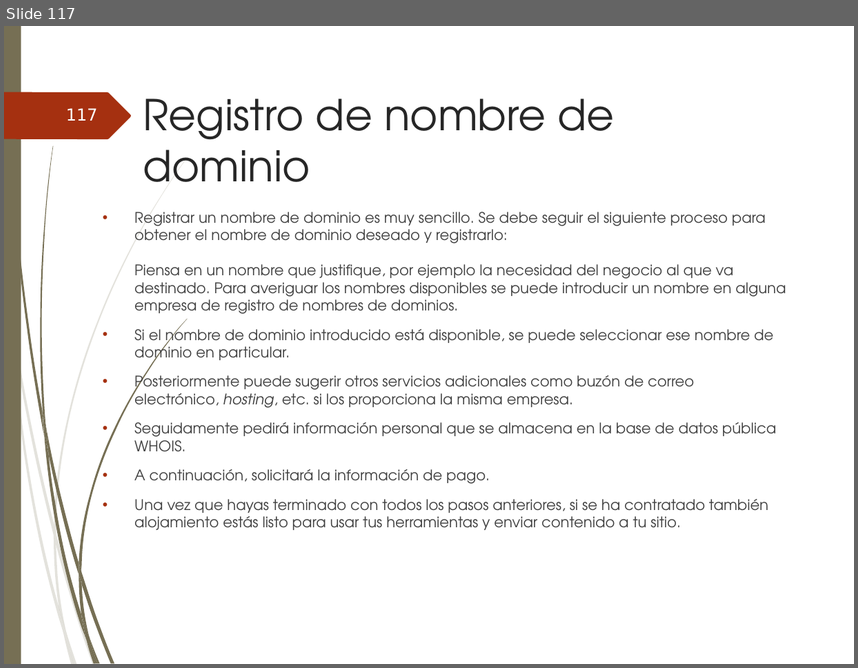
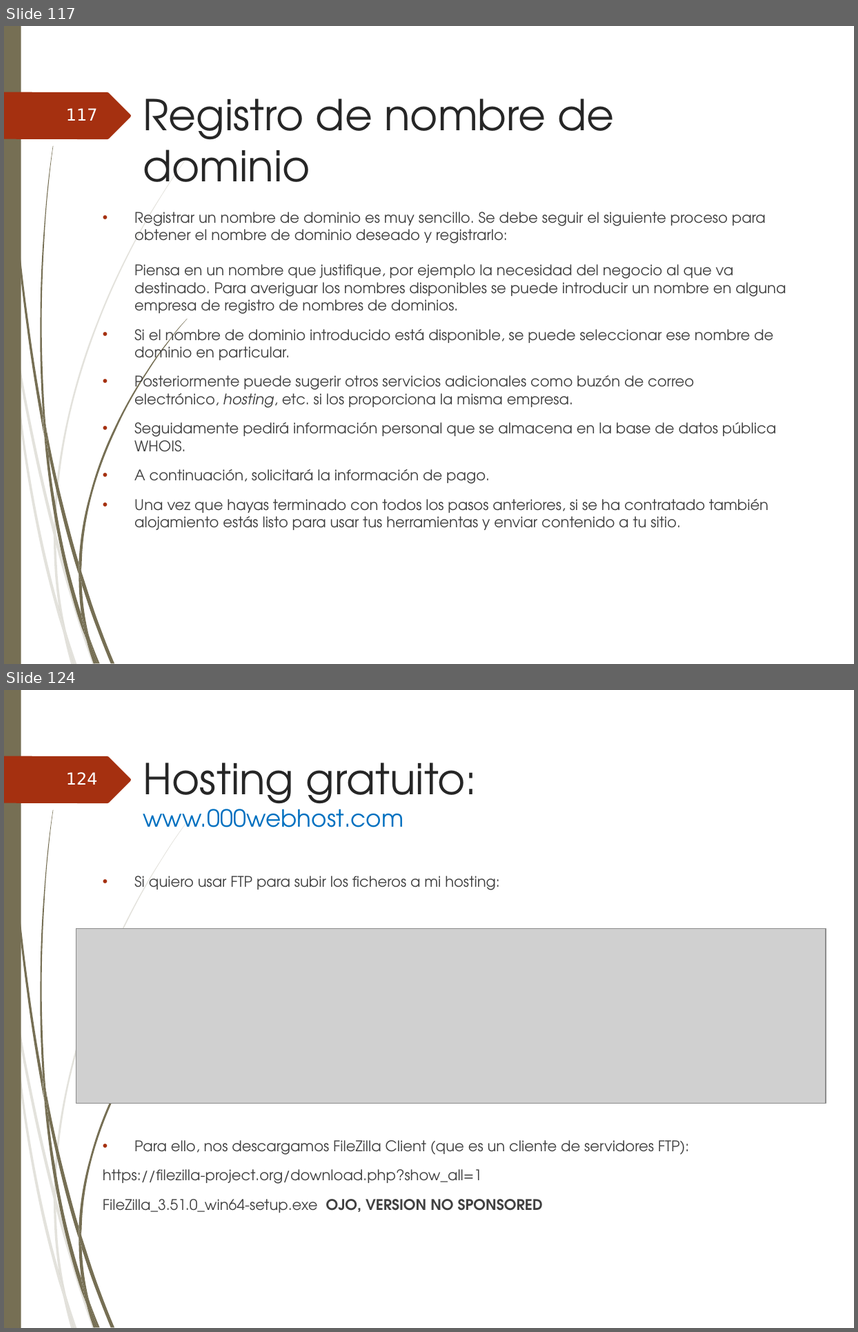
Before and after one commit to ammDAW/daw, a slide deck: 2_DAW/DAW - Beatriz/UT1_Implantación de arquitecturas web.ppt. Shown one above the other, each under a label of ours: slide 117 before the commit, slides 117 and 124 after it; the slides between them are not shown. The pictures are 858x668 and 858x1332 pixels, drawn with LibreOffice and Linux fonts; fonts in the diff are those of the drawing; grey boxes stand for pictures; background and template pictures are left out. Boxes give left, top, right and bottom in pixels: in the first picture for what was removed or moved away, otherwise in the second. Text is boxed around its words. In the diff, an @@ line names an element or a change of style, - is before the commit and + after.

Commit message:
hosting gratuito modified

```diff
--- a/2_DAW/DAW - Beatriz/UT1_Implantación de arquitecturas web.ppt
+++ b/2_DAW/DAW - Beatriz/UT1_Implantación de arquitecturas web.ppt
@@ slide 124 added at [4, 690, 854, 1328], background picture (left out); not listed: 24 template elements that a slide beside it also shows @@
@@ page number added at [66, 772, 98, 785], 14 pt, text #FEFFFF @@
+124
@@ title added at [143, 762, 477, 827], 20 pt, text #0070C0 @@
+Hosting gratuito:
+www.000webhost.com
@@ text added at [103, 876, 689, 1212], 12.4 pt, text #404040 @@
+• Si quiero usar FTP para subir los ficheros a mi hosting:
+• Para ello, nos descargamos FileZilla Client (que es un cliente de servidores FTP):
+https://filezilla-project.org/download.php?show_all=1
+FileZilla_3.51.0_win64-setup.exe OJO, VERSION NO SPONSORED
@@ picture added at [76, 929, 826, 1103] @@
```
Also in this commit, not shown: 12 other slides added, 1 other file.
